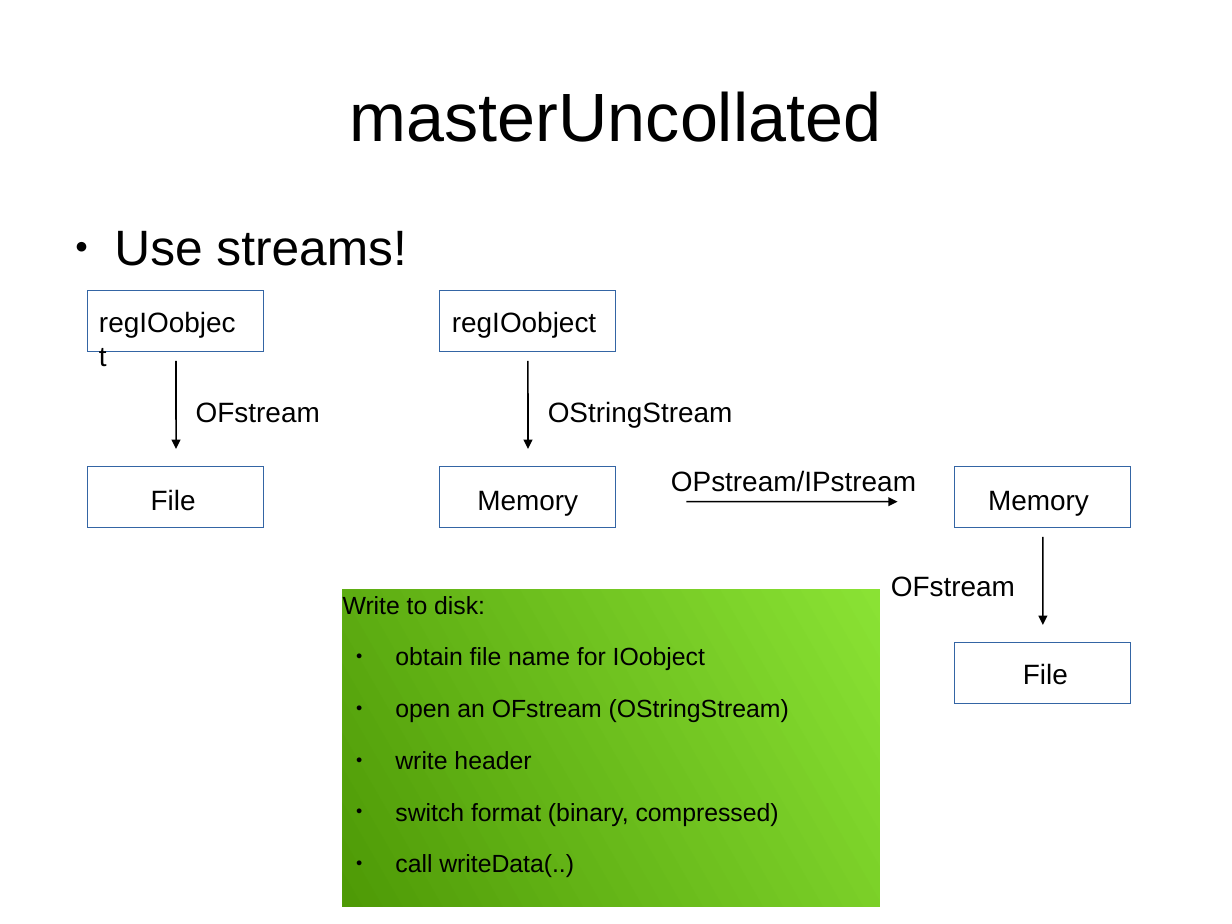
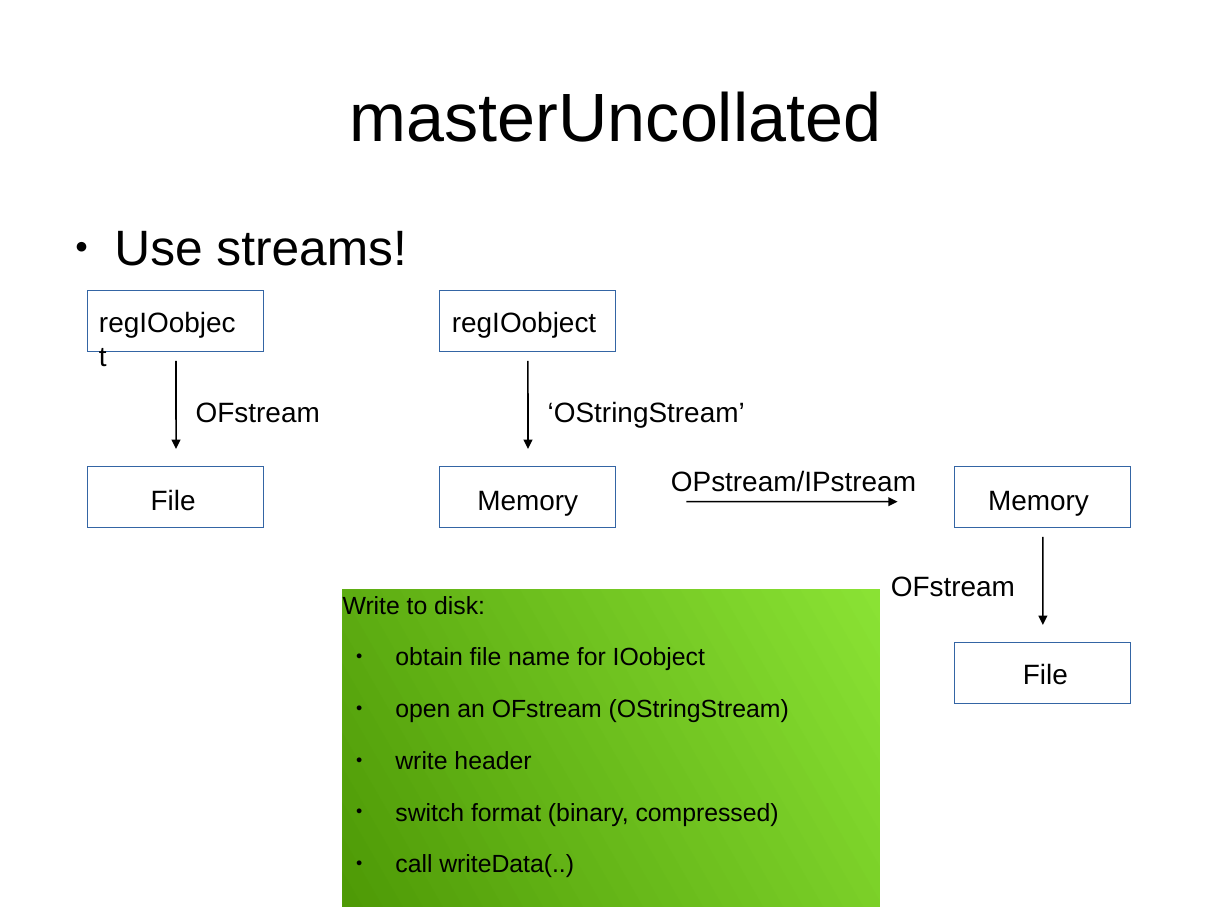
Before and after one commit to mattijsjanssens/mattijs-extensions, a slide deck: slide 10 of doc/Notes/GlobalFile_UGM2017/presentation.odp (slide 11 before the commit). Drawn at 1232x924 pixels with LibreOffice and Linux fonts; fonts in the diff are those of the drawing. Boxes give left, top, right and bottom in pixels: in the first picture for what was removed or moved away, otherwise in the second. Text is boxed around its words. In the diff, an @@ line names an element or a change of style, - is before the commit and + after.

```diff
--- a/doc/Notes/GlobalFile_UGM2017/presentation.odp
+++ b/doc/Notes/GlobalFile_UGM2017/presentation.odp
@@ text at [548, 401, 745, 427]: text changed @@
-OStringStream
+‘OStringStream’
```
Also in this commit, not shown: 6 other slides changed, 1 slide removed, 1 other file.
